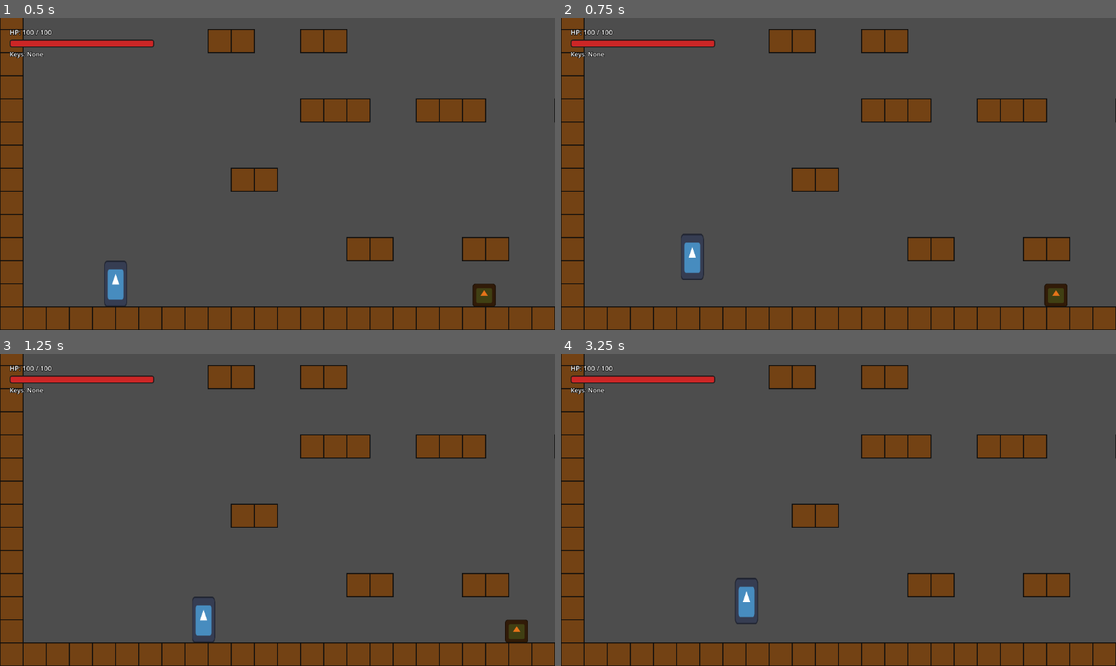
Above: before the commit, frames 1-4 (two rows, left to right).
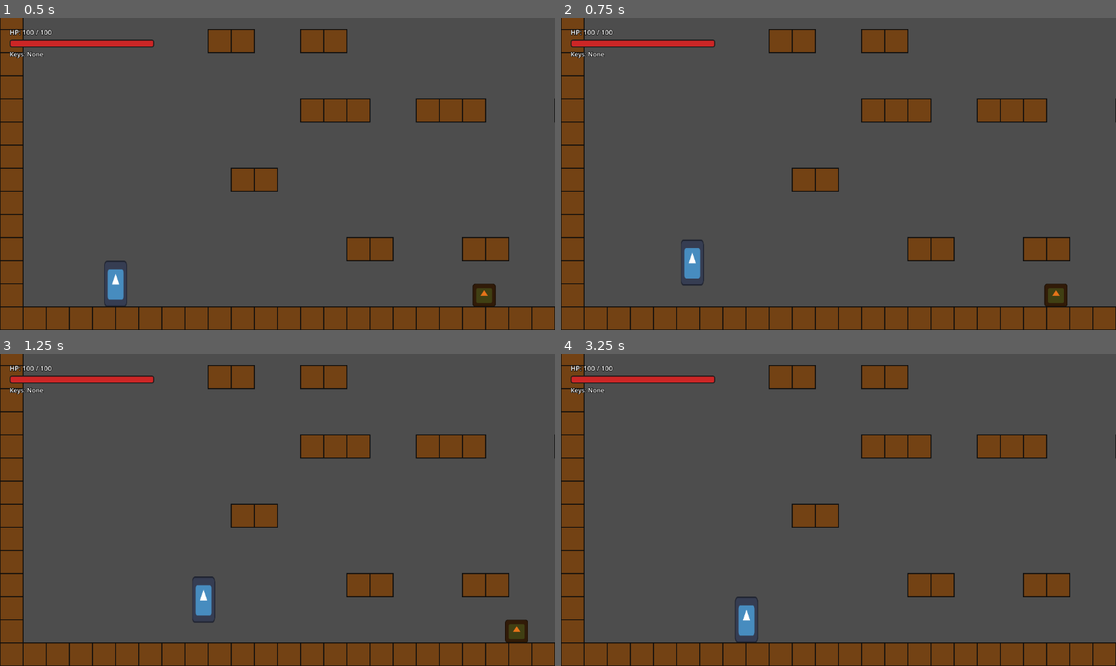
Above: after the commit, the same moments.

Repository: hikarirainbow/New-Project
Game: Godot game, scene res://scenes/levels/sandbox_level.tscn
Two runs of this game, one before a commit and one after it. Both use one fixed random seed, a clock stepped at 60 frames per second and the inputs below. The engine's default icon, where the game draws it, is replaced by a stand-in: a white triangle on a blue panel in a dark square.
Inputs:
- Up to frame 1 (0.5 s): no input
- Up to frame 2 (0.75 s): tap Enter at 0.5 s; hold D (move_right) from 0.53 s (still down); tap Space (jump) at 0.6 s
- Up to frame 3 (1.25 s): keep holding D (move_right); tap Space (jump) at 0.77, 1.07 s
- Up to frame 4 (3.25 s): tap X (attack) at 1.35 s; tap Space (jump) at 1.52, 1.55, 1.82, 2.3, 2.85, 3.02 s; release D (move_right) at 2.03 s; hold A (move_left) 2.03-2.78 s; tap C (dash) at 2.1 s; hold D (move_right) from 2.78 s (still down)

Frame 1 is identical in both runs. In frame 2, 0.2% of the frame differs, in the area x 21-26%, y 69-86%; in frame 3, 0.5%, in the area x 34-39%, y 71-93%; in frame 4, 0.5%.

Commit message:
fix: change variable jump scaling factor to 0.1 for ~5px minimum jump height

Diff:
--- a/scenes/player/player.gd
+++ b/scenes/player/player.gd
@@ -87,9 +87,9 @@
 		var active_gravity = gravity * 1.5 if velocity.y > 0 else gravity
 		velocity.y += active_gravity * delta
 
-	# Variable jump height: nếu nhả phím jump sớm trong khi đang bay lên, giảm vận tốc đi lên
+	# Variable jump height: nếu nhả phím jump sớm trong khi đang bay lên, giảm vận tốc đi lên mạnh để đạt min jump cực thấp (~5px)
 	if Input.is_action_just_released("jump") and velocity.y < 0.0:
-		velocity.y *= 0.4
+		velocity.y *= 0.1
 
 	# Nếu đang chịu lực giật lùi (knockback), khóa phím điều khiển và giảm tốc dần
 	if knockback_timer > 0.0:
Not shown, changed: codex/game_dev_script.md
Not shown, changed: codex/project_scope.md
